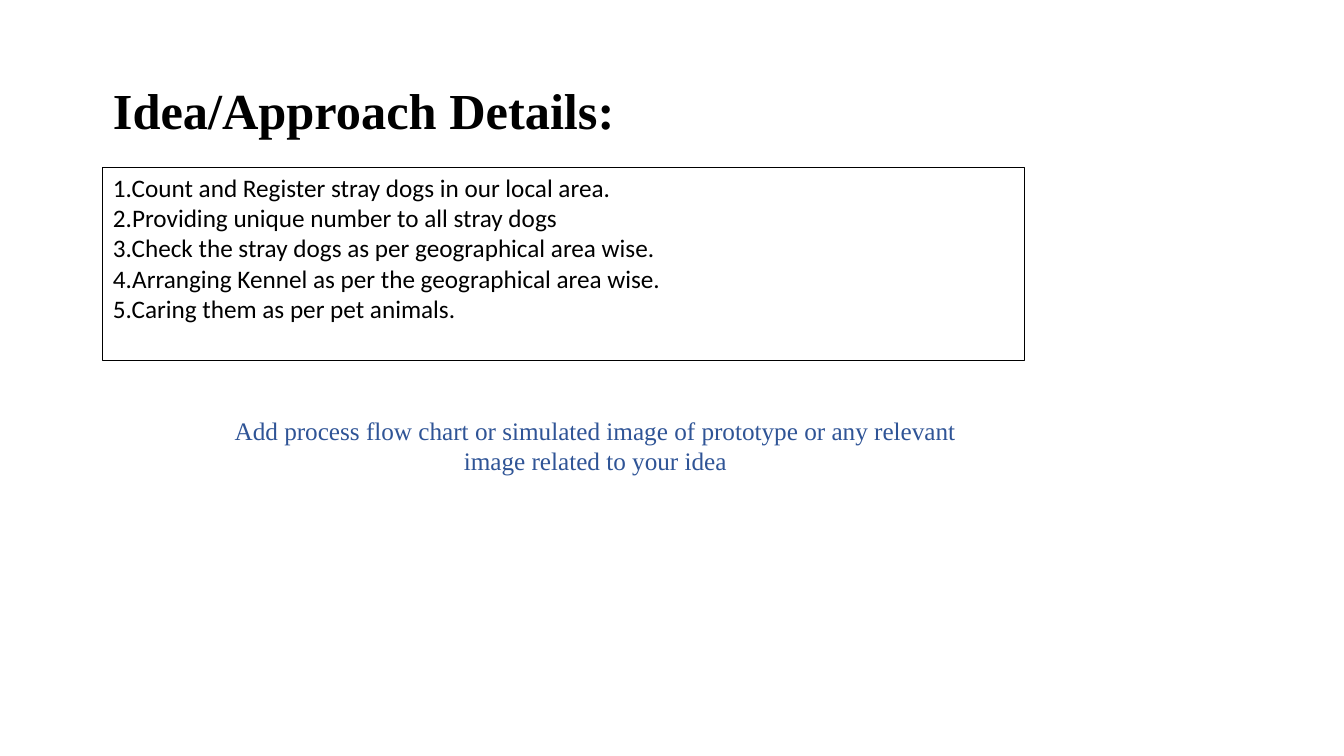
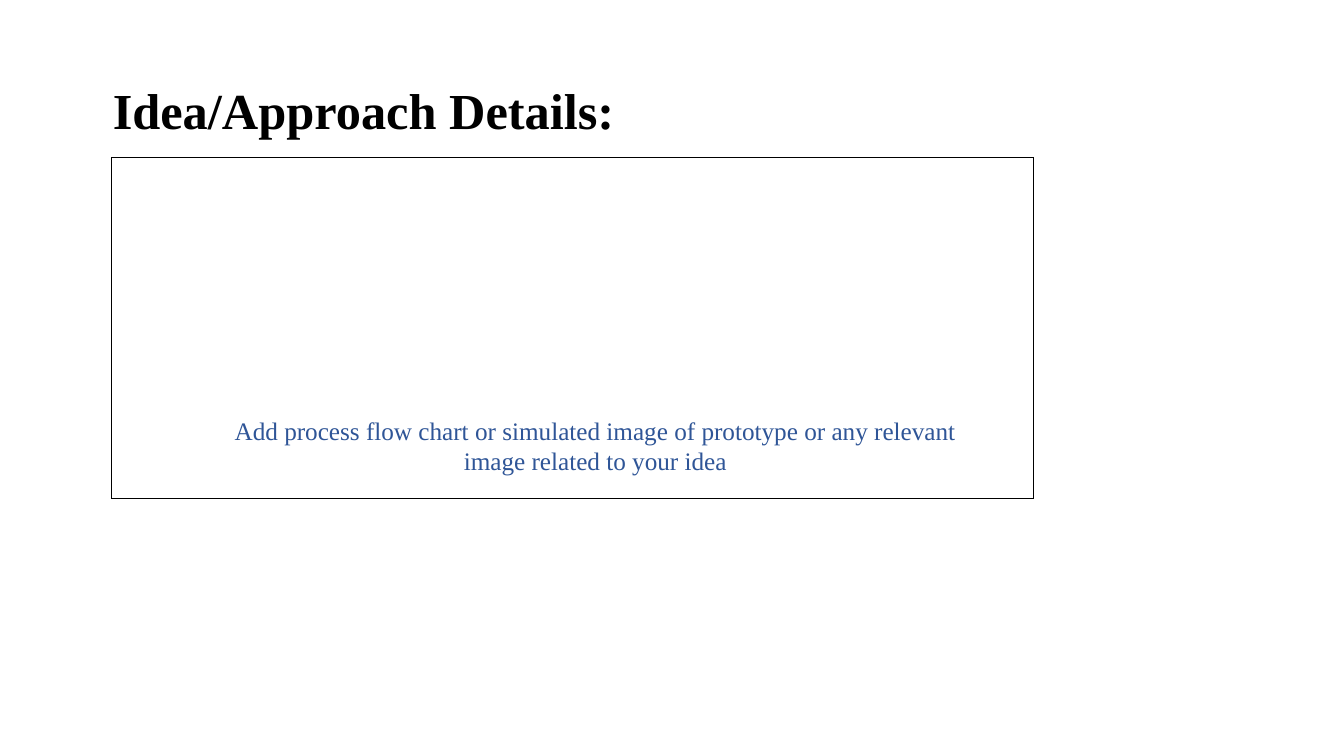
Before and after one commit to SURAJ-SHARMA27/odiapreneuroutr, a slide deck: slide 3 of public/template.pptx. Drawn at 1344x756 pixels with LibreOffice and Linux fonts; fonts in the diff are those of the drawing; background and template pictures are left out. Boxes give left, top, right and bottom in pixels: in the first picture for what was removed or moved away, otherwise in the second. Text is boxed around its words. In the diff, an @@ line names an element or a change of style, - is before the commit and + after.

```diff
--- a/public/template.pptx
+++ b/public/template.pptx
@@ rectangle removed at box(103, 167, 1025, 361) @@
-1.Count and Register stray dogs in our local area.
-2.Providing unique number to all stray dogs
-3.Check the stray dogs as per geographical area wise.
-4.Arranging Kennel as per the geographical area wise.
-5.Caring them as per pet animals.
@@ rectangle added at box(111, 157, 1033, 498), outline #000000 0.75 pt @@
@@ text "Add process flow chart or ..." at box(235, 422, 955, 476): text colour #2F5496 to #2F5597 @@
```
Also in this commit, not shown: 4 other slides changed, 2 slides added, 2 slides removed, 2 other files.
